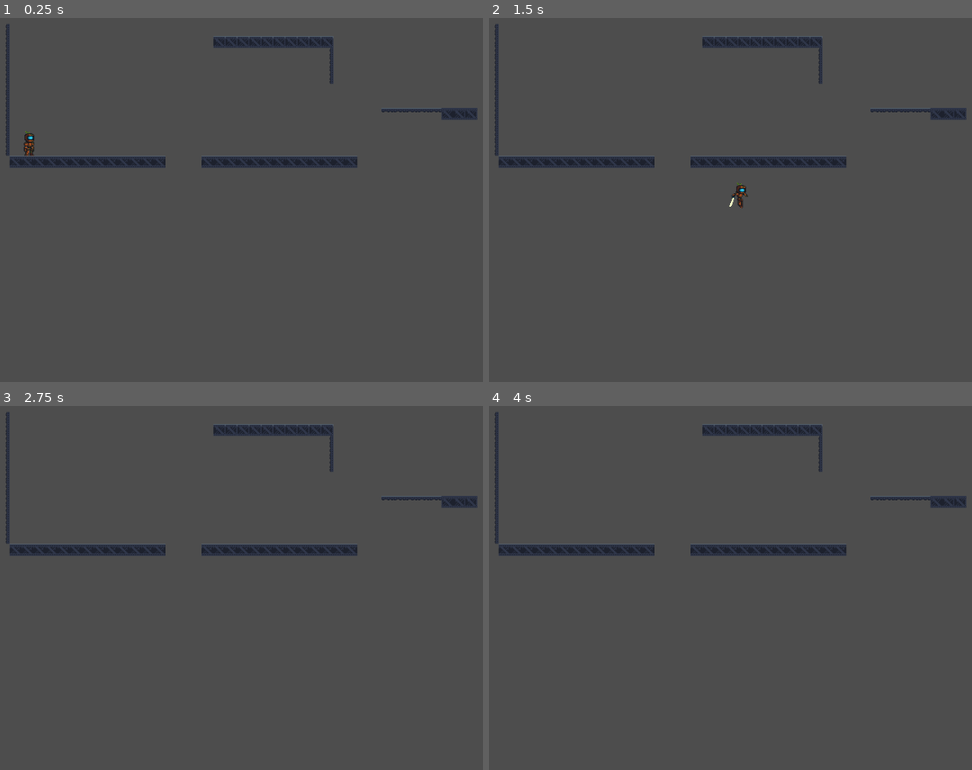
Above: before the commit, frames 1-4 (two rows, left to right).
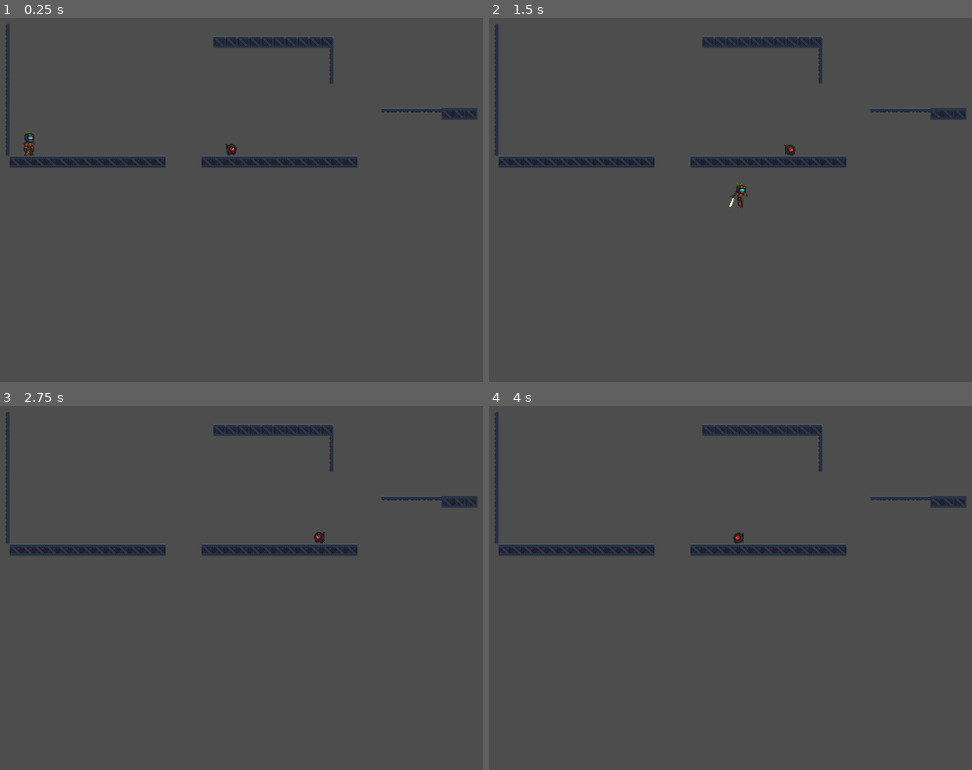
Above: after the commit, the same moments.

Repository: Foxz-Games/GameJam2025Wave
Game: Godot game, scene res://scenes/level_1.tscn
Two runs of this game, one before a commit and one after it. Both use one fixed random seed, a clock stepped at 60 frames per second and the inputs below.
Inputs:
- Up to frame 1 (0.25 s): no input
- Up to frame 2 (1.5 s): tap Enter at 0.5 s; hold D (right) from 0.53 s (still down); tap Shift (dash) at 0.6, 1.35 s; tap Space (jump) at 0.77 s
- Up to frame 3 (2.75 s): tap Space (jump) at 1.52 s; release D (right) at 2.03 s; hold A (left) from 2.03 s (still down); tap Shift (dash) at 2.1 s
- Up to frame 4 (4 s): tap Space (jump) at 2.75, 3.02, 3.77 s; release A (left) at 2.78 s; hold D (right) from 2.78 s (still down); tap Shift (dash) at 2.85, 3.6 s; tap Enter at 3.5 s

The runs differ from the first frame. In frame 1, less than 0.1% of the frame differs, in the area x 46-49%, y 34-38%; in frame 2, less than 0.1%; in frame 3, less than 0.1%, in the area x 64-68%, y 34-38%; in frame 4, less than 0.1%.

Commit message:
adds patrolling enemy

Diff:
--- /dev/null
+++ b/scenes/Entities/enemy.tscn
@@ -0,0 +1,184 @@
+[gd_scene load_steps=26 format=3 uid="uid://4mwqledvmyt0"]
+
+[ext_resource type="Script" uid="uid://biw718h885xmt" path="res://scripts/enemy.gd" id="1_vw3cy"]
+[ext_resource type="Texture2D" uid="uid://dt8f0n0l116q8" path="res://assets/entities/minion/minion-idle.png" id="1_yd0c5"]
+[ext_resource type="Texture2D" uid="uid://ctmh4h10e3srx" path="res://assets/entities/minion/minion-dash.png" id="2_j04kq"]
+[ext_resource type="Texture2D" uid="uid://dy52c2i66hru" path="res://assets/entities/minion/minion-walk.png" id="3_ag0si"]
+
+[sub_resource type="AtlasTexture" id="AtlasTexture_ra3c1"]
+atlas = ExtResource("2_j04kq")
+region = Rect2(0, 0, 16, 16)
+
+[sub_resource type="AtlasTexture" id="AtlasTexture_xhr1h"]
+atlas = ExtResource("2_j04kq")
+region = Rect2(16, 0, 16, 16)
+
+[sub_resource type="AtlasTexture" id="AtlasTexture_ym872"]
+atlas = ExtResource("2_j04kq")
+region = Rect2(32, 0, 16, 16)
+
+[sub_resource type="AtlasTexture" id="AtlasTexture_lvja2"]
+atlas = ExtResource("2_j04kq")
+region = Rect2(48, 0, 16, 16)
+
+[sub_resource type="AtlasTexture" id="AtlasTexture_7u1vu"]
+atlas = ExtResource("2_j04kq")
+region = Rect2(64, 0, 16, 16)
+
+[sub_resource type="AtlasTexture" id="AtlasTexture_domkg"]
+atlas = ExtResource("2_j04kq")
+region = Rect2(80, 0, 16, 16)
+
+[sub_resource type="AtlasTexture" id="AtlasTexture_i700i"]
+atlas = ExtResource("2_j04kq")
+region = Rect2(96, 0, 16, 16)
+
+[sub_resource type="AtlasTexture" id="AtlasTexture_o6mkq"]
+atlas = ExtResource("2_j04kq")
+region = Rect2(112, 0, 16, 16)
+
+[sub_resource type="AtlasTexture" id="AtlasTexture_hvy8o"]
+atlas = ExtResource("2_j04kq")
+region = Rect2(128, 0, 16, 16)
+
+[sub_resource type="AtlasTexture" id="AtlasTexture_5a127"]
+atlas = ExtResource("2_j04kq")
+region = Rect2(144, 0, 16, 16)
+
+[sub_resource type="AtlasTexture" id="AtlasTexture_vapwl"]
+atlas = ExtResource("2_j04kq")
+region = Rect2(160, 0, 16, 16)
+
+[sub_resource type="AtlasTexture" id="AtlasTexture_4nkto"]
+atlas = ExtResource("1_yd0c5")
+region = Rect2(0, 0, 16, 16)
+
+[sub_resource type="AtlasTexture" id="AtlasTexture_fcfvj"]
+atlas = ExtResource("1_yd0c5")
+region = Rect2(16, 0, 16, 16)
+
+[sub_resource type="AtlasTexture" id="AtlasTexture_pa8r4"]
+atlas = ExtResource("1_yd0c5")
+region = Rect2(32, 0, 16, 16)
+
+[sub_resource type="AtlasTexture" id="AtlasTexture_15mv3"]
+atlas = ExtResource("1_yd0c5")
+region = Rect2(48, 0, 16, 16)
+
+[sub_resource type="AtlasTexture" id="AtlasTexture_j04kq"]
+atlas = ExtResource("3_ag0si")
+region = Rect2(0, 0, 16, 16)
+
+[sub_resource type="AtlasTexture" id="AtlasTexture_k22qx"]
+atlas = ExtResource("3_ag0si")
+region = Rect2(16, 0, 16, 16)
+
+[sub_resource type="AtlasTexture" id="AtlasTexture_il4pi"]
+atlas = ExtResource("3_ag0si")
+region = Rect2(32, 0, 16, 16)
+
+[sub_resource type="AtlasTexture" id="AtlasTexture_db11g"]
+atlas = ExtResource("3_ag0si")
+region = Rect2(48, 0, 16, 16)
+
+[sub_resource type="SpriteFrames" id="SpriteFrames_e3sih"]
+animations = [{
+"frames": [{
+"duration": 1.0,
+"texture": SubResource("AtlasTexture_ra3c1")
+}, {
+"duration": 1.0,
+"texture": SubResource("AtlasTexture_xhr1h")
+}, {
+"duration": 1.0,
+"texture": SubResource("AtlasTexture_ym872")
+}, {
+"duration": 1.0,
+"texture": SubResource("AtlasTexture_lvja2")
+}, {
+"duration": 1.0,
+"texture": SubResource("AtlasTexture_7u1vu")
+}, {
+"duration": 1.0,
+"texture": SubResource("AtlasTexture_domkg")
+}, {
+"duration": 1.0,
+"texture": SubResource("AtlasTexture_i700i")
+}, {
+"duration": 1.0,
+"texture": SubResource("AtlasTexture_o6mkq")
+}, {
+"duration": 1.0,
+"texture": SubResource("AtlasTexture_hvy8o")
+}, {
+"duration": 1.0,
+"texture": SubResource("AtlasTexture_5a127")
+}, {
+"duration": 1.0,
+"texture": SubResource("AtlasTexture_vapwl")
+}],
+"loop": true,
+"name": &"dash",
+"speed": 5.0
+}, {
+"frames": [{
+"duration": 1.0,
+"texture": SubResource("AtlasTexture_4nkto")
+}, {
+"duration": 1.0,
+"texture": SubResource("AtlasTexture_fcfvj")
+}, {
+"duration": 1.0,
+"texture": SubResource("AtlasTexture_pa8r4")
+}, {
+"duration": 1.0,
+"texture": SubResource("AtlasTexture_15mv3")
+}],
+"loop": true,
+"name": &"idle",
+"speed": 5.0
+}, {
+"frames": [{
+"duration": 1.0,
+"texture": SubResource("AtlasTexture_j04kq")
+}, {
+"duration": 1.0,
+"texture": SubResource("AtlasTexture_k22qx")
+}, {
+"duration": 1.0,
+"texture": SubResource("AtlasTexture_il4pi")
+}, {
+"duration": 1.0,
+"texture": SubResource("AtlasTexture_db11g")
+}],
+"loop": true,
+"name": &"walk",
+"speed": 5.0
+}]
+
+[sub_resource type="CircleShape2D" id="CircleShape2D_2y5yt"]
+radius = 7.071068
+
+[node name="Enemy" type="CharacterBody2D"]
+script = ExtResource("1_vw3cy")
+
+[node name="AnimatedSprite2D" type="AnimatedSprite2D" parent="."]
+position = Vector2(501, 196)
+sprite_frames = SubResource("SpriteFrames_e3sih")
+animation = &"dash"
+
+[node name="CollisionShape2D" type="CollisionShape2D" parent="."]
+position = Vector2(501, 197)
+shape = SubResource("CircleShape2D_2y5yt")
+
+[node name="FloorDetection_Left" type="RayCast2D" parent="."]
+position = Vector2(501, 197)
+target_position = Vector2(-23, 10)
+collide_with_areas = true
+
+[node name="FloorDetection_Right" type="RayCast2D" parent="."]
+position = Vector2(501, 197)
+target_position = Vector2(23, 10)
+collide_with_areas = true
+
+[node name="PlayerDetection" type="RayCast2D" parent="."]
--- a/scenes/level_1.tscn
+++ b/scenes/level_1.tscn
@@ -1,6 +1,7 @@
-[gd_scene load_steps=3 format=4 uid="uid://cdqbowfw23nom"]
+[gd_scene load_steps=4 format=4 uid="uid://cdqbowfw23nom"]
 
 [ext_resource type="PackedScene" uid="uid://bnnk4hyf8t4o2" path="res://scenes/Entities/player.tscn" id="2_bswci"]
+[ext_resource type="PackedScene" uid="uid://4mwqledvmyt0" path="res://scenes/Entities/enemy.tscn" id="3_5xbjy"]
 [ext_resource type="TileSet" uid="uid://dxdweq5p2ureq" path="res://tilesets/game_tile_set.tres" id="3_rus8k"]
 
 [node name="Level 1 Scene" type="Node2D"]
@@ -15,8 +16,6 @@
 wallSliding = 2.0
 dashType = 3
 canRoll = true
-run = true
-idle = true
 
 [node name="GameTileMap" type="Node2D" parent="."]
 
@@ -27,3 +26,5 @@
 [node name="Walls" type="TileMapLayer" parent="GameTileMap"]
 tile_map_data = PackedByteArray("AAANAAwAAQAQAAAAAAANAAsAAQAQAAAAAAANAAoAAQAQAAAAAAANAAkAAQAQAAAAAAANAAgAAQAQAAAAAAANAA …(848 unchanged characters)…
 tile_set = ExtResource("3_rus8k")
+
+[node name="Enemy" parent="." instance=ExtResource("3_5xbjy")]
--- /dev/null
+++ b/scripts/enemy.gd
@@ -0,0 +1,44 @@
+extends CharacterBody2D
+
+enum State {
+	IDLE,
+	PATROL,
+	WALKING,
+	ATTACK,
+	DEAD,
+}
+
+const SPEED = 75.0
+const JUMP_VELOCITY = -400.0
+
+@export var _state = State.PATROL
+@onready var sprite = $AnimatedSprite2D
+@onready var floor_detector_left = $FloorDetection_Left
+@onready var floor_detector_right = $FloorDetection_Right
+@onready var player_detection = $PlayerDetection
+
+func _physics_process(delta: float) -> void:
+	# Add the gravity.
+	if not is_on_floor():
+		velocity += get_gravity() * delta
+
+	match _state:
+		State.PATROL:
+			if player_detection.is_colliding():
+				_state = State.ATTACK
+			elif not floor_detector_left.is_colliding():
+				velocity.x = SPEED
+				sprite.flip_h = false
+			elif not floor_detector_right.is_colliding():
+				velocity.x = -SPEED
+				sprite.flip_h = true
+
+			if is_on_wall():
+				velocity.x = -velocity.x
+
+			sprite.play("walk")
+
+		State.ATTACK:
+			sprite.play("dash")
+
+	move_and_slide()
Not shown, added: scripts/enemy.gd.uid
